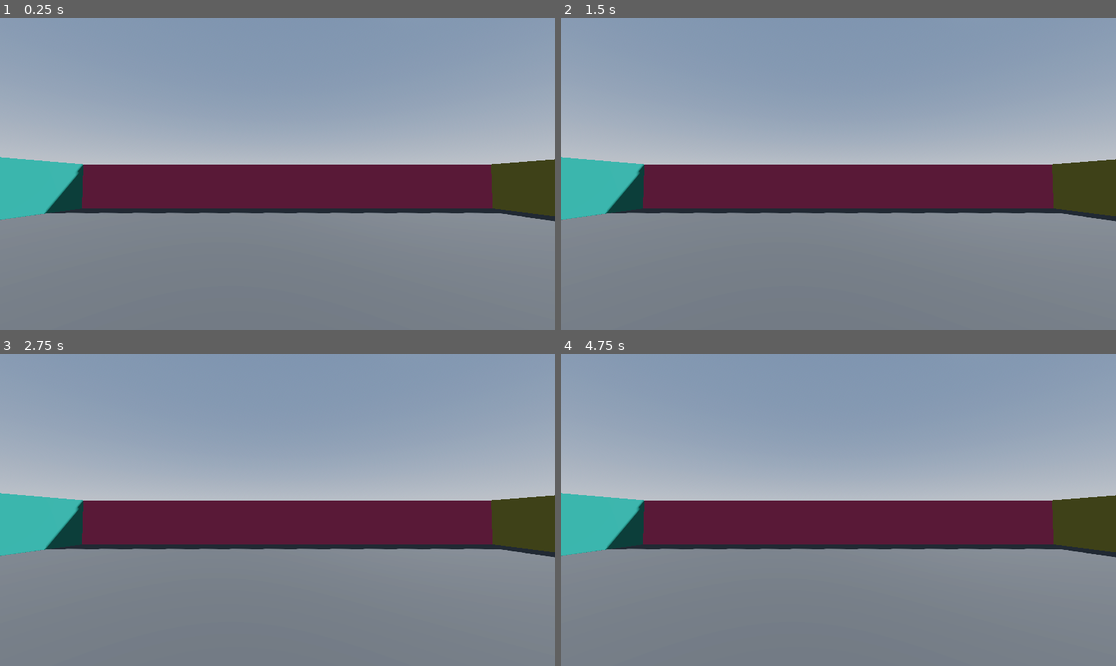
Above: before the commit, frames 1-4 (two rows, left to right).
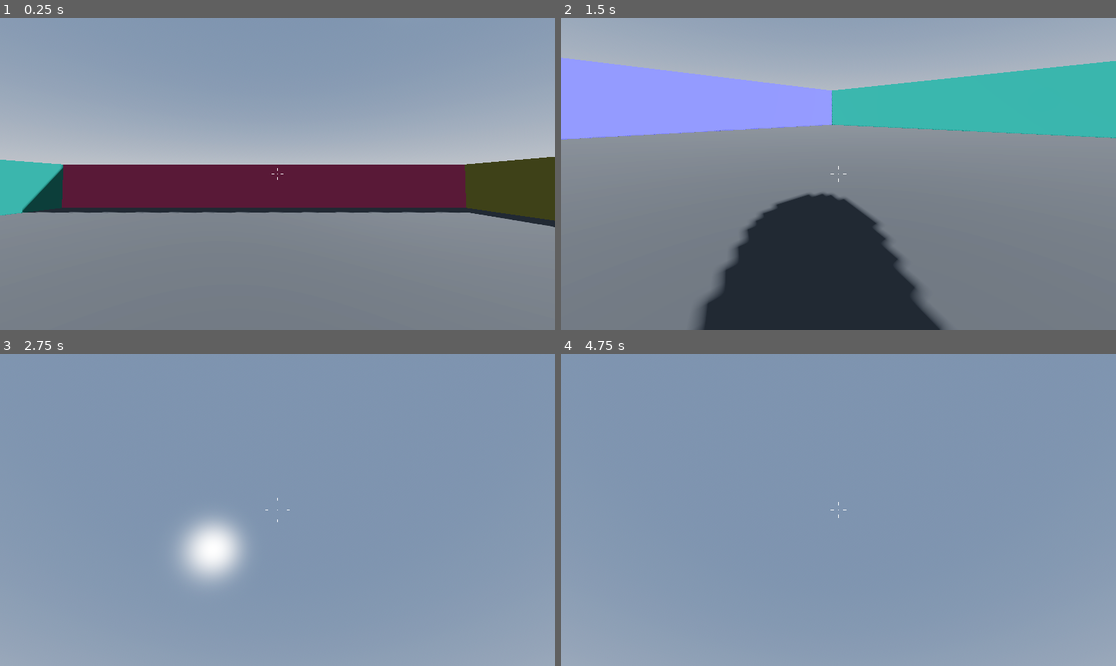
Above: after the commit, the same moments.

Repository: Osaidi1/milkyway-2
Game: Godot game, scene res://scenes/world.tscn
Two runs of this game, one before a commit and one after it. Both use one fixed random seed, a clock stepped at 60 frames per second and the inputs below.
Inputs (mouse positions are in pixels of both pictures, inside the frame that each line leads up to):
- Up to frame 1 (0.25 s): no input
- Up to frame 2 (1.5 s): tap Enter at 0.5 s; move the mouse to (960, 158) at 0.52 s; hold D (right) 0.53-1.28 s; hold Ctrl (crouch) 0.53-1.28 s; tap Space (jump) at 0.77, 0.8, 1.07, 1.35 s; move the mouse to (727, 189) at 1.27 s; hold S (backward) from 1.28 s (still down)
- Up to frame 3 (2.75 s): tap Space (jump) at 1.52, 1.82, 2.3 s; tap Ctrl (crouch) at 1.55 s; move the mouse to (333, 441) at 2.02 s; release S (backward) at 2.03 s; hold D (right) from 2.03 s (still down); hold Ctrl (crouch) from 2.03 s (still down)
- Up to frame 4 (4.75 s): move the mouse to (810, 572) at 2.77 s; release D (right) at 2.78 s; release Ctrl (crouch) at 2.78 s; hold W (forward) 2.78-3.53 s; tap Shift (run) at 2.85 s; tap Space (jump) at 3.02, 3.32, 4.52 s; tap Ctrl (crouch) at 3.05, 4.35 s; move the mouse to (1005, 556) at 3.52 s; hold Space (jump) 3.53-4.28 s; hold A (left) from 3.53 s (still down); tap Alt at 3.6 s; move the mouse to (672, 463) at 4.27 s

The runs differ from the first frame. In frame 1, 2.7% of the frame differs, in the area x 0-100%, y 44-68%; in frame 2, 65%; in frame 3, 71%, in the area x 0-100%, y 21-100%; in frame 4, 71%.
Error before the commit: Parse Error: Expected indented block after "if" block. (res://scripts/player.gd:84)

Commit message:
finsihed adding crouch, now gonna work on debug panel

Diff:
--- a/scenes/player.tscn
+++ b/scenes/player.tscn
@@ -1,10 +1,50 @@
-[gd_scene load_steps=7 format=3 uid="uid://dkrvx17yiafo1"]
+[gd_scene load_steps=9 format=3 uid="uid://dkrvx17yiafo1"]
 
 [ext_resource type="Script" uid="uid://b10pd6iw5nydq" path="res://scripts/player.gd" id="1_3vyb7"]
+[ext_resource type="Script" uid="uid://cmhyvrtry587" path="res://scripts/crosshair_container.gd" id="2_g2els"]
 
 [sub_resource type="CapsuleMesh" id="CapsuleMesh_u8vuu"]
 
 [sub_resource type="CapsuleShape3D" id="CapsuleShape3D_3vyb7"]
+
+[sub_resource type="Animation" id="Animation_3vyb7"]
+length = 0.001
+tracks/0/type = "value"
+tracks/0/imported = false
+tracks/0/enabled = true
+tracks/0/path = NodePath("../../Collision:shape:height")
+tracks/0/interp = 1
+tracks/0/loop_wrap = true
+tracks/0/keys = {
+"times": PackedFloat32Array(0),
+"transitions": PackedFloat32Array(1),
+"update": 0,
+"values": [2.0]
+}
+tracks/1/type = "value"
+tracks/1/imported = false
+tracks/1/enabled = true
+tracks/1/path = NodePath("../../Collision:position")
+tracks/1/interp = 1
+tracks/1/loop_wrap = true
+tracks/1/keys = {
+"times": PackedFloat32Array(0),
+"transitions": PackedFloat32Array(1),
+"update": 0,
+"values": [Vector3(0, 0, 0)]
+}
+tracks/2/type = "value"
+tracks/2/imported = false
+tracks/2/enabled = true
+tracks/2/path = NodePath("..:position")
+tracks/2/interp = 1
+tracks/2/loop_wrap = true
+tracks/2/keys = {
+"times": PackedFloat32Array(0),
+"transitions": PackedFloat32Array(1),
+"update": 0,
+"values": [Vector3(0, 0.610909, 0)]
+}
 
 [sub_resource type="Animation" id="Animation_g2els"]
 resource_name = "crouch"
@@ -46,60 +86,16 @@
 "values": [Vector3(0, 0.6, 0), Vector3(0, -0.2, 0)]
 }
 
-[sub_resource type="Animation" id="Animation_3vyb7"]
-length = 0.001
-tracks/0/type = "value"
-tracks/0/imported = false
-tracks/0/enabled = true
-tracks/0/path = NodePath("../../Collision:shape:height")
-tracks/0/interp = 1
-tracks/0/loop_wrap = true
-tracks/0/keys = {
-"times": PackedFloat32Array(0),
-"transitions": PackedFloat32Array(1),
-"update": 0,
-"values": [2.0]
-}
-tracks/1/type = "value"
-tracks/1/imported = false
-tracks/1/enabled = true
-tracks/1/path = NodePath("../../Collision:position")
-tracks/1/interp = 1
-tracks/1/loop_wrap = true
-tracks/1/keys = {
-"times": PackedFloat32Array(0),
-"transitions": PackedFloat32Array(1),
-"update": 0,
-"values": [Vector3(0, 0, 0)]
-}
-tracks/2/type = "value"
-tracks/2/imported = false
-tracks/2/enabled = true
-tracks/2/path = NodePath("..:position")
-tracks/2/interp = 1
-tracks/2/loop_wrap = true
-tracks/2/keys = {
-"times": PackedFloat32Array(0),
-"transitions": PackedFloat32Array(1),
-"update": 0,
-"values": [Vector3(0, 0.610909, 0)]
-}
-
 [sub_resource type="AnimationLibrary" id="AnimationLibrary_qhqgy"]
 _data = {
 &"RESET": SubResource("Animation_3vyb7"),
 &"crouch": SubResource("Animation_g2els")
 }
 
+[sub_resource type="CapsuleShape3D" id="CapsuleShape3D_g2els"]
+
 [node name="Player" type="CharacterBody3D"]
 script = ExtResource("1_3vyb7")
-WALK_SPEED = null
-RUN_SPEED = null
-JUMP_VELOCITY = null
-SENSITIVITY = null
-BOB_FREQUENCY = null
-BOB_DISTANCE = null
-FOV = null
 
 [node name="Shape" type="MeshInstance3D" parent="."]
 mesh = SubResource("CapsuleMesh_u8vuu")
@@ -118,3 +114,52 @@
 libraries = {
 &"": SubResource("AnimationLibrary_qhqgy")
 }
+
+[node name="CrouchCheck" type="ShapeCast3D" parent="."]
+transform = Transform3D(1, 0, 0, 0, 0.570031, 0, 0, 0, 1, 0, 1.00831, 0)
+shape = SubResource("CapsuleShape3D_g2els")
+
+[node name="UI" type="Control" parent="."]
+layout_mode = 3
+anchors_preset = 15
+anchor_right = 1.0
+anchor_bottom = 1.0
+grow_horizontal = 2
+grow_vertical = 2
+mouse_filter = 1
+
+[node name="CrosshairContainer" type="CenterContainer" parent="UI" node_paths=PackedStringArray("PLAYER", "LINES")]
+layout_mode = 1
+anchors_preset = 8
+anchor_left = 0.5
+anchor_top = 0.5
+anchor_right = 0.5
+anchor_bottom = 0.5
+grow_horizontal = 2
+grow_vertical = 2
+script = ExtResource("2_g2els")
+PLAYER = NodePath("../..")
+LINES = [NodePath("Top"), NodePath("Bottom"), NodePath("Left"), NodePath("Right")]
+SPEED = 0.5
+DISTANCE = 5.0
+
+[node name="Crossahair" type="Line2D" parent="UI/CrosshairContainer"]
+position = Vector2(2, 1)
+points = PackedVector2Array(0, 0, 0, 0, 0, 0, 0, 0)
+width = 2.0
+
+[node name="Top" type="Line2D" parent="UI/CrosshairContainer"]
+points = PackedVector2Array(0, -10, 0, -20)
+width = 2.0
+
+[node name="Bottom" type="Line2D" parent="UI/CrosshairContainer"]
+points = PackedVector2Array(0, 10, 0, 20)
+width = 2.0
+
+[node name="Left" type="Line2D" parent="UI/CrosshairContainer"]
+points = PackedVector2Array(-10, 0, -20, 0)
+width = 2.0
+
+[node name="Right" type="Line2D" parent="UI/CrosshairContainer"]
+points = PackedVector2Array(10, 0, 20, 0)
+width = 2.0
--- a/scenes/world.tscn
+++ b/scenes/world.tscn
@@ -47,6 +47,12 @@
 use_collision = true
 size = Vector3(1, 0.0700684, 1)
 
+[node name="Floor2" type="CSGBox3D" parent="Playground"]
+transform = Transform3D(24.2422, 0, 0, 0, 1, 0, 0, 0, 24.2422, 8.64546, 1.34129, 3.28255)
+material_override = SubResource("StandardMaterial3D_e5uuo")
+use_collision = true
+size = Vector3(0.286743, 0.0700684, 0.333435)
+
 [node name="Wall1" type="CSGBox3D" parent="Playground"]
 transform = Transform3D(24.2422, 0, 0, 0, 2.67434, 0, 0, 0, 24.2422, -12.0649, 1.28266, 0)
 material_override = SubResource("StandardMaterial3D_nnsk1")
@@ -72,4 +78,4 @@
 size = Vector3(0.00463867, 1, 1)
 
 [node name="Player" parent="." instance=ExtResource("1_nnsk1")]
-transform = Transform3D(1, 0, 0, 0, 1, 0, 0, 0, 1, -0.572233, 1.03503, 0.0481191)
+transform = Transform3D(1, 0, 0, 0, 1, 0, 0, 0, 1, 0.751846, 1.03503, 0.0481191)
--- /dev/null
+++ b/scripts/crosshair_container.gd
@@ -0,0 +1,33 @@
+extends CenterContainer
+
+@export var PLAYER: CharacterBody3D
+@export var LINES: Array[Line2D]
+@export var SPEED := 0.25
+@export var DISTANCE := 2.0
+@export var RADIUS := 1.0
+@export var COLOR := Color.WHITE
+
+func _ready() -> void:
+	queue_redraw()
+
+func _process(delta: float) -> void:
+	adjust_lines()
+
+func _draw() -> void:
+	print("here")
+	draw_circle(Vector2(0, 0), RADIUS, COLOR)
+
+func adjust_lines() -> void:
+	var vel = PLAYER.get_real_velocity()
+	var origin = Vector3(0, 0, 0)
+	var pos = Vector2(0, 0)
+	var speed = origin.distance_to(vel)
+
+	#Top
+	LINES[0].position = lerp(LINES[0].position, pos + Vector2(0, -speed * DISTANCE), SPEED)
+	#Bottom
+	LINES[1].position = lerp(LINES[1].position, pos + Vector2(0, speed * DISTANCE), SPEED)
+	#Left
+	LINES[2].position = lerp(LINES[2].position, pos + Vector2(-speed * DISTANCE, 0), SPEED)
+	#Right
+	LINES[3].position = lerp(LINES[3].position, pos + Vector2(speed * DISTANCE, 0), SPEED)
--- a/scripts/player.gd
+++ b/scripts/player.gd
@@ -4,13 +4,14 @@
 @export var RUN_SPEED := 6.0
 @export var JUMP_VELOCITY := 4.5
 @export var SENSITIVITY := 0.006
-@export var BOB_FREQUENCY := 1.75
-@export var BOB_DISTANCE := 0.08
+@export var BOB_FREQUENCY := 2
+@export var BOB_DISTANCE := 0.05
 @export var FOV := 75.0
 
 @onready var head: Node3D = $Head
 @onready var camera: Camera3D = $Head/Camera
 @onready var animations: AnimationPlayer = $Animations
+@onready var crouch_check: ShapeCast3D = $CrouchCheck
 
 var speed := 0.0
 var time_bob := 0.0
@@ -18,10 +19,11 @@
 
 func _ready() -> void:
 	Input.set_mouse_mode(Input.MOUSE_MODE_CAPTURED)
+	crouch_check.add_exception($".")
 
 func _unhandled_input(event: InputEvent) -> void:
 	# Jump
-	if event.is_action_pressed("jump"):
+	if event.is_action_pressed("jump") and !is_crouching:
 		jump()
 
 	# Crouch
@@ -43,8 +45,8 @@
 			velocity.x = direction.x * speed
 			velocity.z = direction.z * speed
 		else:
-			velocity.x = 0.0
-			velocity.z = 0.0
+			velocity.x = lerp(velocity.x, direction.x * speed, delta * 7.0)
+			velocity.z = lerp(velocity.z, direction.z * speed, delta * 7.0)
 	else:
 		velocity.x = lerp(velocity.x, direction.x * speed, delta * 4.0)
 		velocity.z = lerp(velocity.z, direction.z * speed, delta * 4.0)
@@ -65,16 +67,18 @@
 		velocity += get_gravity() * delta
 
 func fov(delta):
-	var velocity_clamped = clamp(velocity.length(), 0.5, RUN_SPEED * 2)
+	var horizontal_velocity = Vector3(velocity.x, 0, velocity.z).length()
+	var velocity_clamped = clamp(horizontal_velocity, 0.5, RUN_SPEED * 2)
 	var target_fov = FOV + (speed / 2) * velocity_clamped
 	camera.fov = lerp(camera.fov, target_fov, delta * 8.0)
 
 func crouch():
-	if is_crouching:
+	if is_crouching and !crouch_check.is_colliding():
 		animations.play_backwards("crouch")
+		is_crouching = !is_crouching
 	elif !is_crouching:
 		animations.play("crouch")
-	is_crouching = !is_crouching
+		is_crouching = !is_crouching
 
 func change_speed():
 	if Input.is_action_pressed("run"):
@@ -82,6 +86,7 @@
 	else:
 		speed = WALK_SPEED
 	if is_crouching:
+		speed /= 3
 
 func head_bob(delta) -> void:
 	time_bob += delta * velocity.length() * float(is_on_floor())
Not shown, added: scripts/crosshair_container.gd.uid
